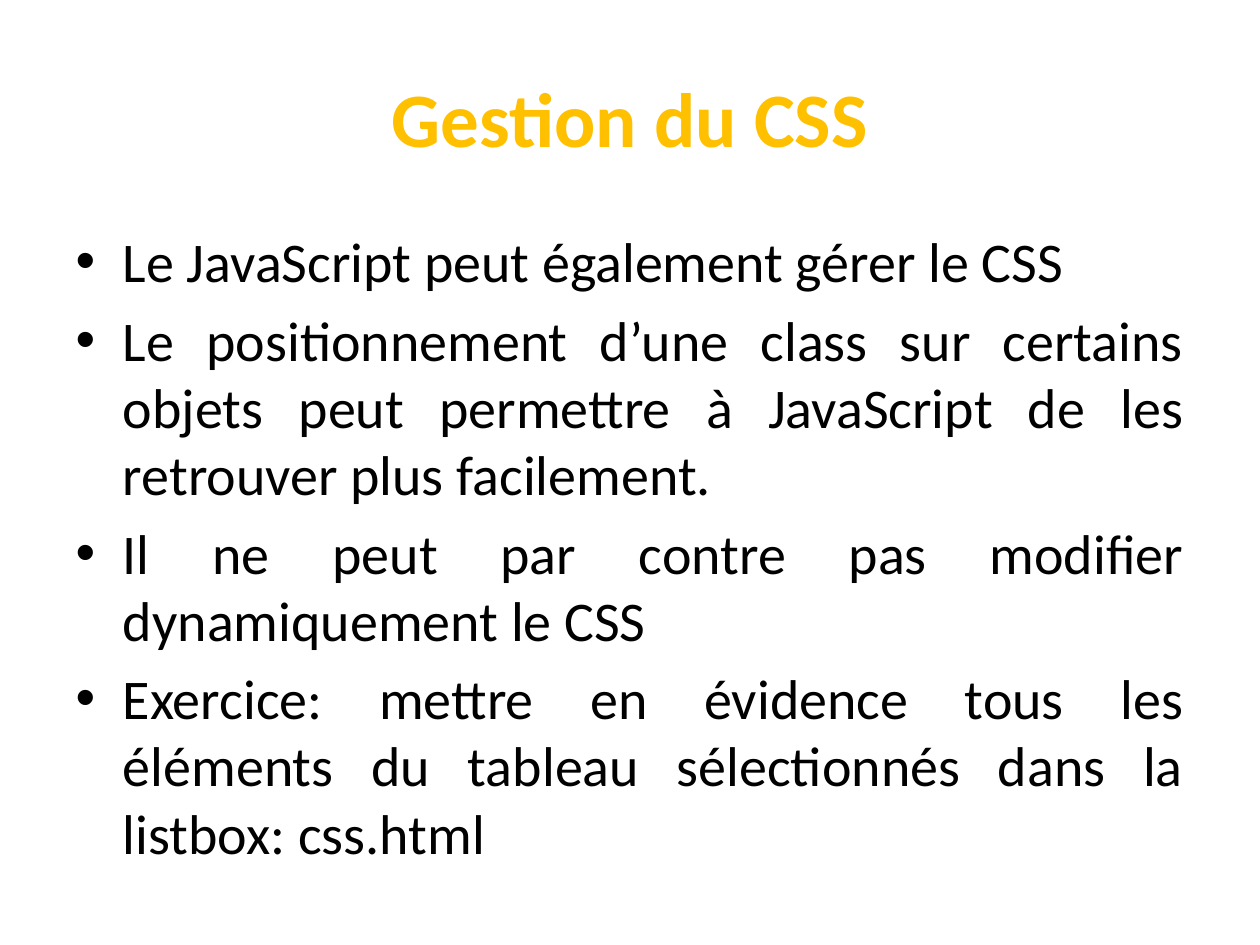
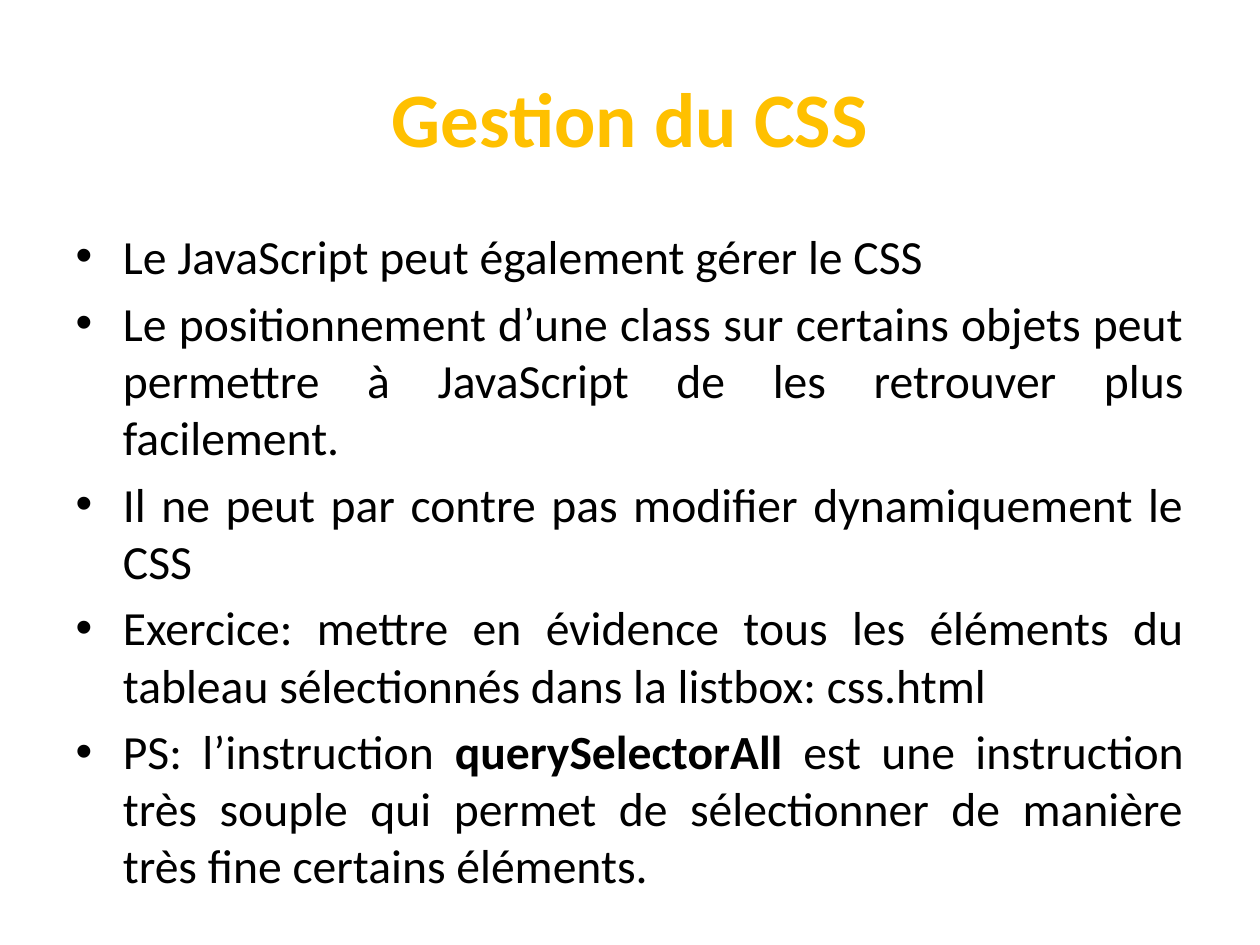
Before and after one commit to codeRoomMarseille/JavaScript_20180914, a slide deck: slide 25 of javascript.pptx. Drawn at 1260x945 pixels with LibreOffice and Linux fonts; fonts in the diff are those of the drawing. Boxes give left, top, right and bottom in pixels: in the first picture for what was removed or moved away, otherwise in the second. Text is boxed around its words. In the diff, an @@ line names an element or a change of style, - is before the commit and + after.

```diff
--- a/javascript.pptx
+++ b/javascript.pptx
@@ text at (123, 241, 1184, 704): size 32 to 27.2 pt in "Le JavaScript peut également gérer le CSS", "Le positionnement d’une class sur certains objets ...", "Il ne peut par contre pas modifier ...", "Exercice: mettre en évidence tous les éléments ..." @@
@@ text at (123, 735, 1183, 834): paragraph added @@
+• PS: l’instruction querySelectorAll est une instruction très souple qui permet de sélectionner de manière très fine certains éléments.
```
Also in this commit, not shown: 11 other slides changed.
